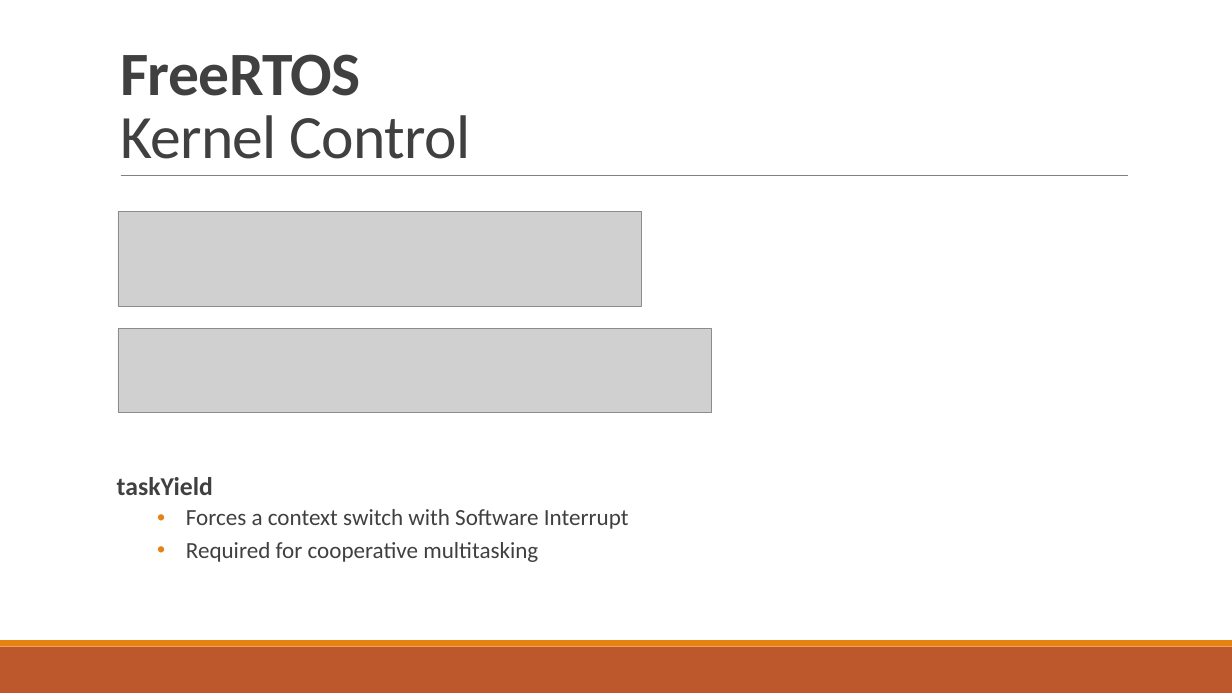
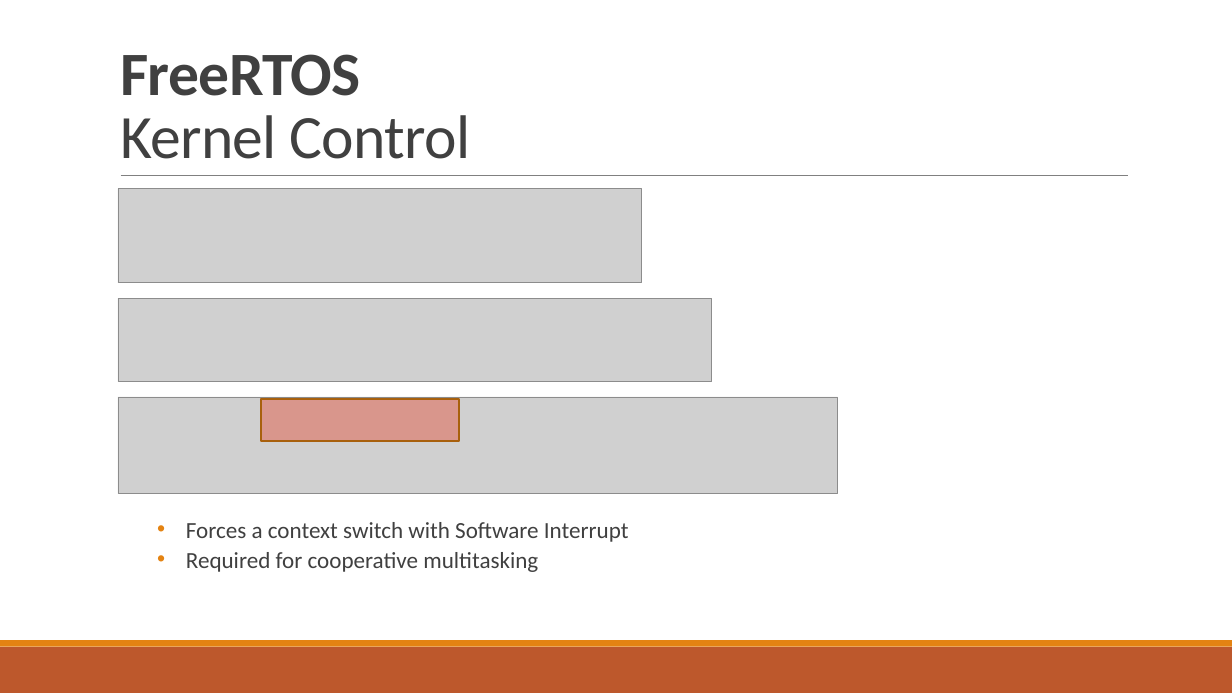
Before and after one commit to tfineich/INTRO_Projekt, a slide deck: slide 10 of Recap_SW5_Ineichen_Stecher.pptx (slide 11 before the commit). Drawn at 1232x693 pixels with LibreOffice and Linux fonts; fonts in the diff are those of the drawing; grey boxes stand for pictures. Boxes give left, top, right and bottom in pixels: in the first picture for what was removed or moved away, otherwise in the second. Text is boxed around its words. In the diff, an @@ line names an element or a change of style, - is before the commit and + after.

```diff
--- a/Recap_SW5_Ineichen_Stecher.pptx
+++ b/Recap_SW5_Ineichen_Stecher.pptx
@@ text "Forces a context switch with ...": place and size @@
-text "Forces a context switch with ..." at (117,477,629,562)
+text "Forces a context switch with ..." at (186,522,629,572)
@@ text "Forces a context switch with ..." at (186,522,629,572): line spacing 0.9 to 0.8 @@
@@ picture: place and size @@
-picture at (118,212,642,306)
+picture at (118,189,642,283)
@@ picture: place and size @@
-picture at (118,329,713,413)
+picture at (118,299,713,383)
@@ picture added at (118,397,838,494) @@
@@ rectangle added at (261,399,458,442), fill #EB260B at 34% opacity, outline #A9610D 1.25 pt @@
@@ text at (117,477,213,495): paragraph removed @@
-taskYield
```
Also in this commit, not shown: 2 other slides changed, 1 slide removed.
